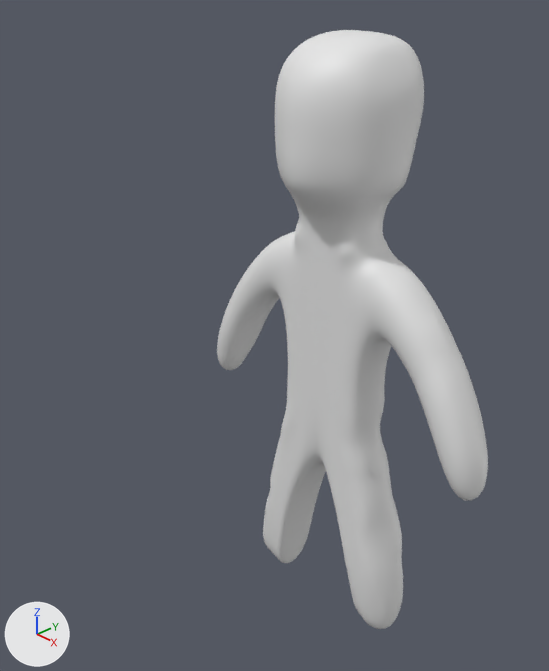
An edit to the Blender file Bubolve/Assets/Models/Human.blend, drawn before and after from the same camera.
Camera for both pictures: a camera (50 mm lens) standing at (5.35, -5.05, 4.26) and looking at (-0.2, 0.17, 0.46). Arrows for +X, +Y and +Z are at lower left; the lights stay in place.
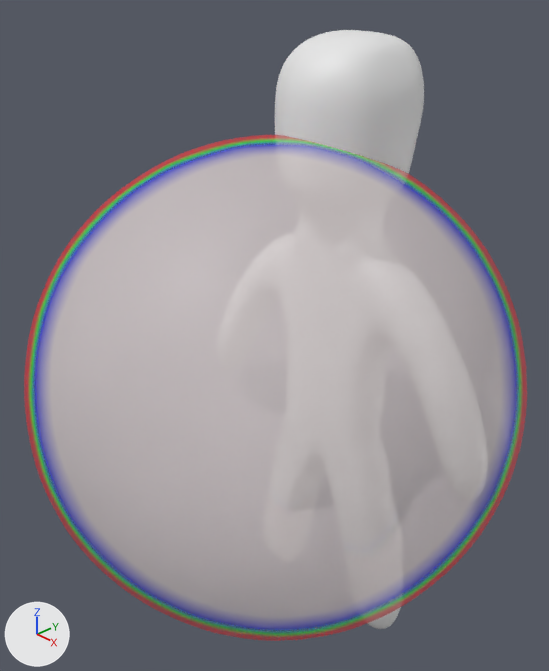
The edits, one by one:
Object 'Icosphere' (ob_icosphere) is now shown.

What differs and where, as boxes [x1, y1, x2, y2] in the pictures (549 x 671 px):
'Icosphere', shown: after [24, 135, 527, 641]
'Plane.001', unchanged, covered by the edit: before [217, 30, 488, 629]; after [275, 30, 424, 629]
